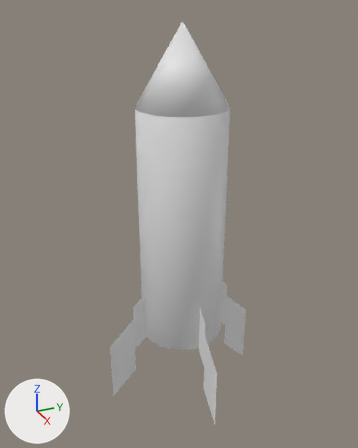
The Blender file Assets/Models/rocket.blend as it was, and as the next commit left it.
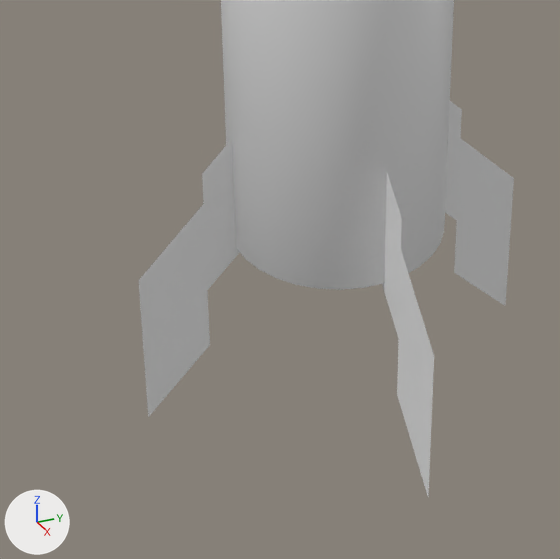
There are two pictures of each version: one whole from a camera (50 mm lens) standing at (6.69, -3.07, 5.61) and looking at (-0.03, -0.04, 2.25), one close up on the part from 17% to 73% of the width and 55% to 100% of the height. The axes (+X, +Y, +Z) are drawn at lower left. The lights are the same throughout.

Objects in the first close-up: 'Cylinder', 'Wing', 'Wing.002', 'Wing.003'.
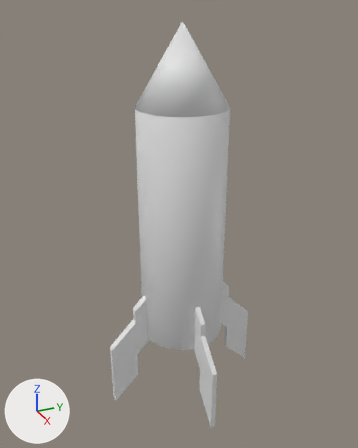
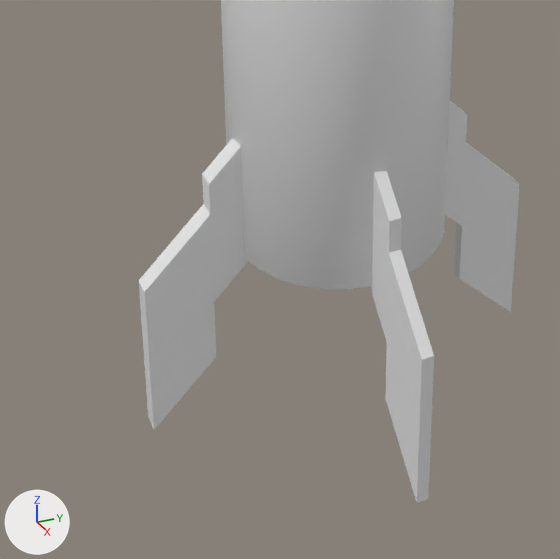
Commit message: fixed rocket wings

Changed parts and their boxes (x1, y1, x2, y2) in the close-ups (560 x 559 px):
'Wing.003', reshaped (8% wider): before (139, 139, 240, 417); after (139, 139, 248, 430)
'Wing', reshaped (23% wider): before (382, 173, 434, 497); after (370, 171, 434, 503)
'Wing.002', reshaped (9% wider): before (445, 101, 514, 306); after (445, 101, 520, 312)

What changed in the scene script:
```text
Change me_grid:
    used by ob_wing; location = (0.46, 0.0, 0.0); rotation_euler = (1.571, 0.0, 0.0), in degrees (90, 0, 0); scale = (1.1, 1.1, 1.1)
    remove me_grid.from_pydata(...)  # 28 vertices, 21 faces; spans x 0.0..0.8, y -0.8..1.0, z 0.0
    add me_grid.from_pydata(...)  # 56 vertices, 61 faces; spans x 0.0..0.8, y -0.8..1.0, z 0.0..0.07
    me_grid part 1
    21 faces are deleted
    2 vertices are added at (0.6, 0.2, 0.07), (0.4, 0.4, 0.07)
    19 new vertices lie (0.0, 0.0, 0.07) away from vertices in x 0.0..0.8, y -0.8..1.0, z 0.0
    7 new vertices lie (0.2, 0.0, 0.0) away from vertices in x 0.0..0.4, y -0.4..0.8, z 0.07
    61 new faces join them
Change me_grid_002:
    used by ob_wing_002; location = (0.0, 0.46, 0.0); rotation_euler = (1.571, 0.0, 1.571), in degrees (90, 0, 90); scale = (1.1, 1.1, 1.1)
    remove me_grid_002.from_pydata(...)  # 28 vertices, 21 faces; spans x 0.0..0.8, y -0.8..1.0, z 0.0
    add me_grid_002.from_pydata(...)  # 56 vertices, 61 faces; spans x 0.0..0.8, y -0.8..1.0, z 0.0..0.07
    me_grid_002 part 2
    21 faces are deleted
    2 vertices are added at (0.6, 0.2, 0.07), (0.4, 0.4, 0.07)
    19 new vertices lie (0.0, 0.0, 0.07) away from vertices in x 0.0..0.8, y -0.8..1.0, z 0.0
    7 new vertices lie (0.2, 0.0, 0.0) away from vertices in x 0.0..0.4, y -0.4..0.8, z 0.07
    61 new faces join them
Change me_grid_003:
    used by ob_wing_003; location = (0.0, -0.46, 0.0); rotation_euler = (1.571, 0.0, -1.571), in degrees (90, 0, -90); scale = (1.1, 1.1, 1.1)
    remove me_grid_003.from_pydata(...)  # 28 vertices, 21 faces; spans x 0.0..0.8, y -0.8..1.0, z 0.0
    add me_grid_003.from_pydata(...)  # 56 vertices, 61 faces; spans x 0.0..0.8, y -0.8..1.0, z -0.11..0.0
    me_grid_003 part 3
    21 faces are deleted
    2 vertices are added at (0.6, 0.2, -0.11), (0.4, 0.4, -0.11)
    19 new vertices lie (0.0, 0.0, -0.11) away from vertices in x 0.0..0.8, y -0.8..1.0, z 0.0
    7 new vertices lie (0.2, 0.0, 0.0) away from vertices in x 0.0..0.4, y -0.4..0.8, z -0.11
    61 new faces join them
```
